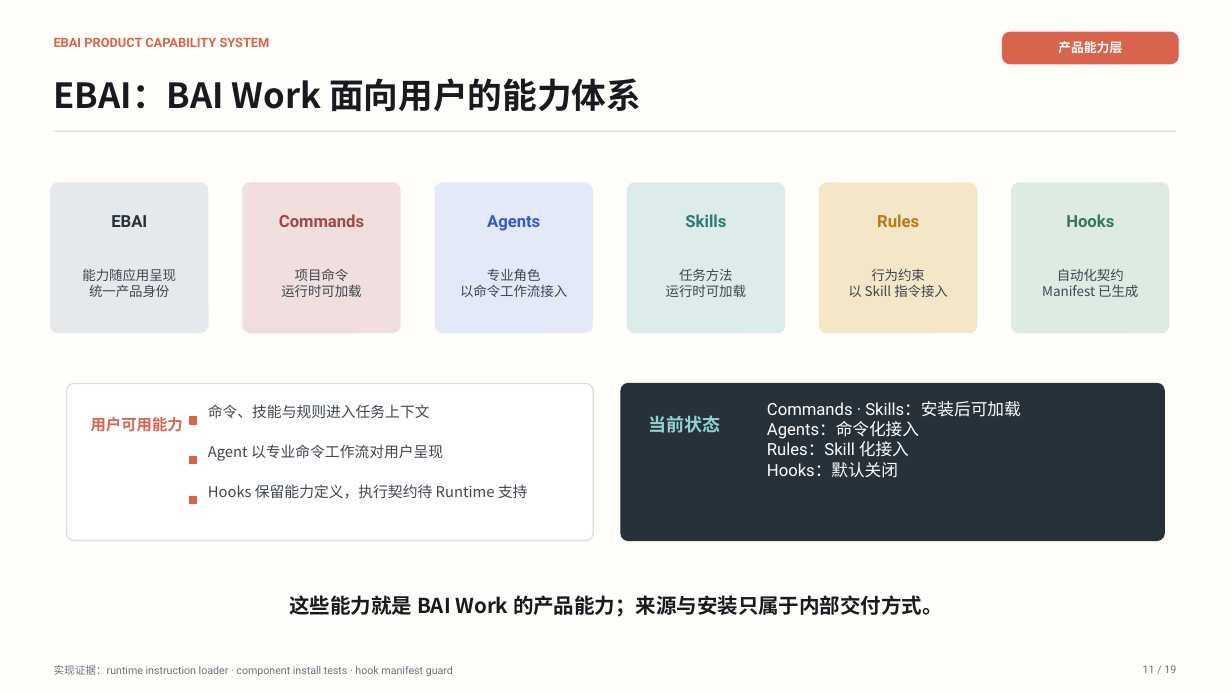
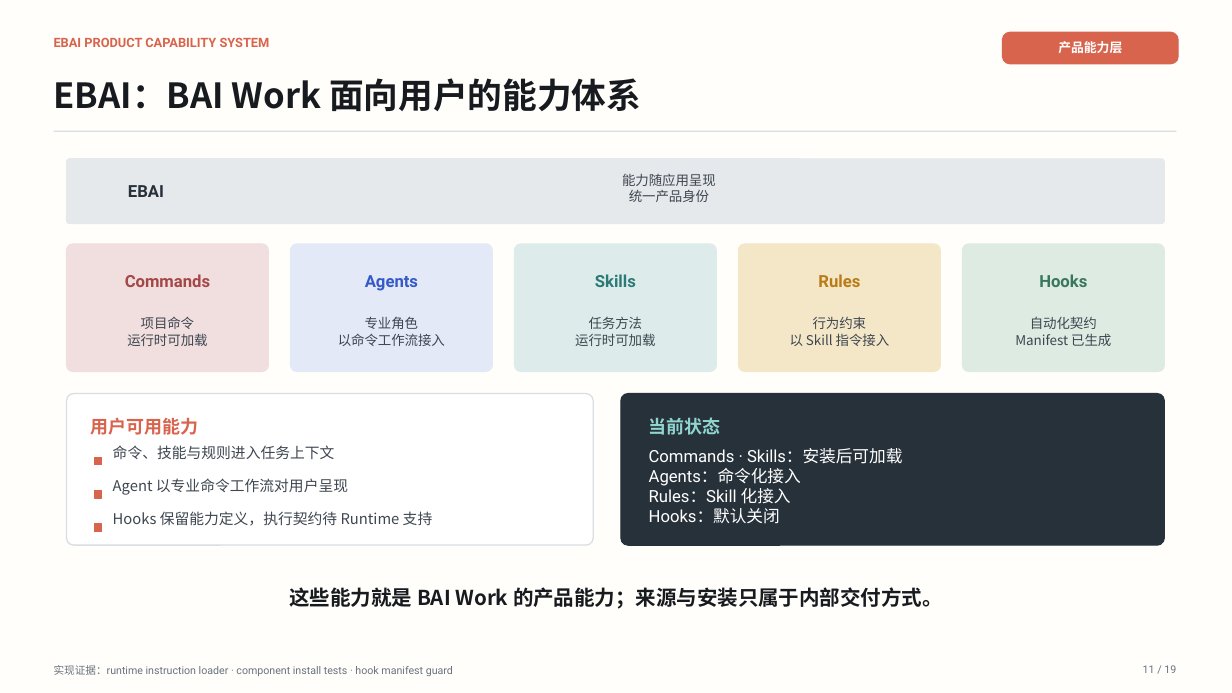
Before and after one commit to 2830500285/BAI-Work, a slide deck: slide 11 of docs/presentation/BAI-Work-Defense-Deck.pptx. Drawn at 1232x693 pixels with LibreOffice and Linux fonts; fonts in the diff are those of the drawing. Boxes give left, top, right and bottom in pixels: in the first picture for what was removed or moved away, otherwise in the second. Text is boxed around its words. In the diff, an @@ line names an element or a change of style, - is before the commit and + after.

Commit message:
docs: refine EBAI capability layout

```diff
--- a/docs/presentation/BAI-Work-Defense-Deck.pptx
+++ b/docs/presentation/BAI-Work-Defense-Deck.pptx
@@ rounded rectangle: place and size @@
-rounded rectangle at bbox=[51, 183, 208, 333]
+rounded rectangle at bbox=[67, 159, 1165, 224]
@@ text "EBAI": place and size @@
-text "EBAI" at bbox=[111, 215, 147, 227]
+text "EBAI" at bbox=[128, 185, 164, 197]
@@ text "能力随应用呈现": place and size @@
-text "能力随应用呈现" at bbox=[82, 268, 176, 297]
+text "能力随应用呈现" at bbox=[622, 174, 716, 202]
@@ rounded rectangle: place and size @@
-rounded rectangle at bbox=[243, 183, 400, 333]
+rounded rectangle at bbox=[67, 244, 268, 372]
@@ text "Commands": place and size @@
-text "Commands" at bbox=[279, 214, 364, 227]
+text "Commands" at bbox=[125, 274, 210, 287]
@@ rounded rectangle: place and size @@
-rounded rectangle at bbox=[435, 183, 592, 333]
+rounded rectangle at bbox=[290, 244, 492, 372]
@@ text "Agents": place and size @@
-text "Agents" at bbox=[487, 215, 540, 231]
+text "Agents" at bbox=[365, 275, 418, 291]
@@ rounded rectangle: place and size @@
-rounded rectangle at bbox=[628, 183, 785, 333]
+rounded rectangle at bbox=[515, 244, 716, 372]
@@ text "Skills": place and size @@
-text "Skills" at bbox=[685, 214, 726, 227]
+text "Skills" at bbox=[595, 274, 636, 287]
@@ rounded rectangle: place and size @@
-rounded rectangle at bbox=[820, 183, 977, 333]
+rounded rectangle at bbox=[738, 244, 940, 372]
@@ text "Rules": place and size @@
-text "Rules" at bbox=[877, 214, 919, 227]
+text "Rules" at bbox=[818, 274, 860, 287]
@@ rounded rectangle: place and size @@
-rounded rectangle at bbox=[1012, 183, 1169, 333]
+rounded rectangle at bbox=[963, 244, 1165, 372]
@@ text "Hooks": place and size @@
-text "Hooks" at bbox=[1066, 214, 1114, 227]
+text "Hooks" at bbox=[1039, 274, 1087, 287]
@@ text "项目命令": place and size @@
-text "项目命令" at bbox=[281, 269, 361, 297]
+text "项目命令" at bbox=[127, 317, 207, 346]
@@ text "专业角色": place and size @@
-text "专业角色" at bbox=[460, 268, 567, 297]
+text "专业角色" at bbox=[338, 317, 445, 346]
@@ text "任务方法": place and size @@
-text "任务方法" at bbox=[666, 268, 746, 297]
+text "任务方法" at bbox=[575, 317, 655, 346]
@@ text "行为约束": place and size @@
-text "行为约束" at bbox=[848, 268, 948, 297]
+text "行为约束" at bbox=[790, 317, 890, 346]
@@ text "自动化契约": place and size @@
-text "自动化契约" at bbox=[1042, 268, 1138, 297]
+text "自动化契约" at bbox=[1015, 316, 1111, 346]
@@ rounded rectangle: place and size @@
-rounded rectangle at bbox=[67, 384, 593, 541]
+rounded rectangle at bbox=[67, 394, 593, 545]
@@ text "用户可用能力" at bbox=[91, 417, 199, 435]: size 12.1 to 14 pt @@
@@ rounded rectangle: place and size @@
-rounded rectangle at bbox=[621, 384, 1165, 541]
+rounded rectangle at bbox=[621, 394, 1165, 545]
@@ text "命令、技能与规则进入任务上下文": place and size @@
-text "命令、技能与规则进入任务上下文" at bbox=[208, 404, 430, 418]
+text "命令、技能与规则进入任务上下文" at bbox=[113, 445, 335, 459]
@@ text "Commands · Skills：安装后可加载": place and size @@
-text "Commands · Skills：安装后可加载" at bbox=[767, 401, 1020, 478]
+text "Commands · Skills：安装后可加载" at bbox=[649, 448, 902, 524]
@@ rectangle: place and size @@
-rectangle at bbox=[189, 417, 197, 424]
+rectangle at bbox=[94, 457, 102, 465]
@@ text "Agent 以专业命令工作流对用户呈现": place and size @@
-text "Agent 以专业命令工作流对用户呈现" at bbox=[208, 444, 443, 461]
+text "Agent 以专业命令工作流对用户呈现" at bbox=[113, 478, 348, 495]
@@ rectangle: place and size @@
-rectangle at bbox=[189, 457, 197, 464]
+rectangle at bbox=[94, 491, 102, 498]
@@ rectangle: place and size @@
-rectangle at bbox=[189, 496, 197, 504]
+rectangle at bbox=[94, 524, 102, 531]
@@ text "Hooks 保留能力定义，执行契约待 Runtime 支持": place and size @@
-text "Hooks 保留能力定义，执行契约待 Runtime 支持" at bbox=[208, 484, 528, 499]
+text "Hooks 保留能力定义，执行契约待 Runtime 支持" at bbox=[113, 511, 433, 526]
@@ text "这些能力就是 BAI Work 的产品能力；来源与安装只属于内部交付方式。": place and size @@
-text "这些能力就是 BAI Work 的产品能力；来源与安装只属于内部交付方式。" at bbox=[289, 595, 943, 617]
+text "这些能力就是 BAI Work 的产品能力；来源与安装只属于内部交付方式。" at bbox=[289, 587, 943, 609]
```
Also in this commit, not shown: 2 other files.
